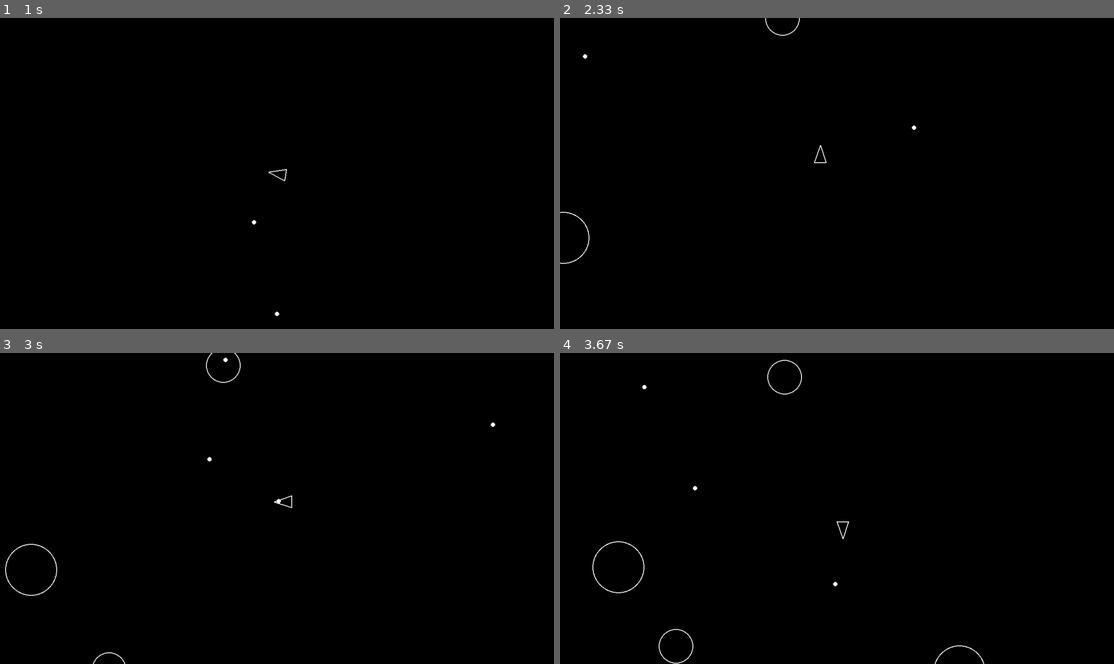
Above: before the commit, frames 1-4 (two rows, left to right).
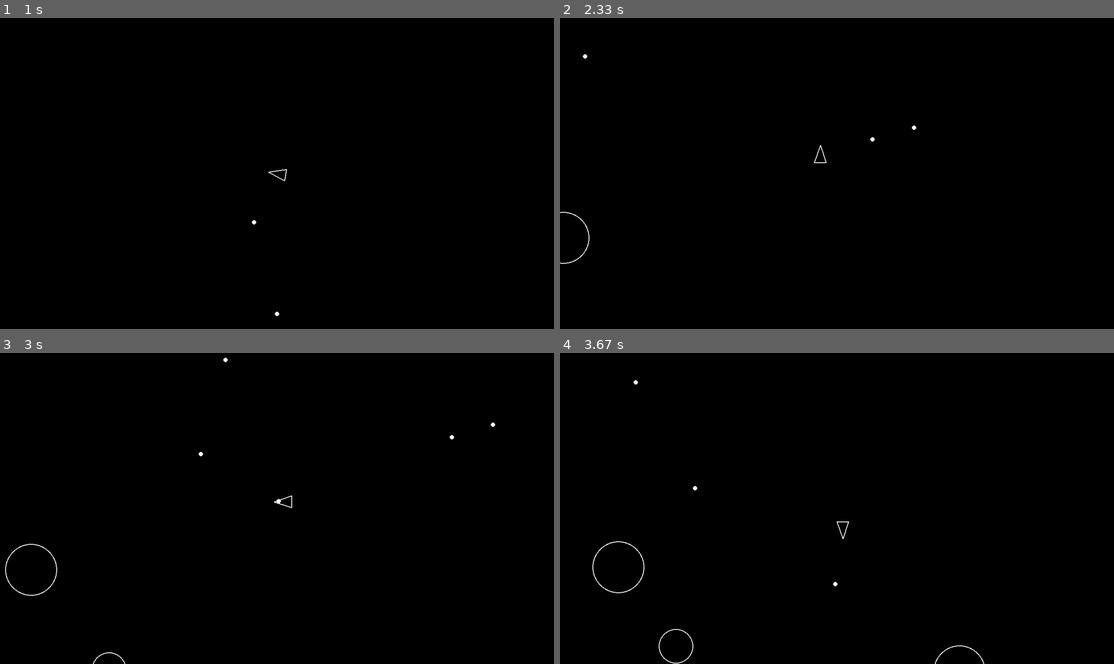
Above: after the commit, the same moments.

Repository: amitb-dev/pygame-asteroids
Game: pygame game, started from main.py
Two runs of this game, one before a commit and one after it. Both use one fixed random seed, a clock stepped at 60 frames per second and the inputs below.
Inputs:
- Up to frame 1 (1 s): tap Space at 0.33, 0.73 s; hold D from 0.67 s (still down)
- Up to frame 2 (2.33 s): tap Space at 1.03, 1.23, 1.57, 1.87, 2.07 s; release D at 1.13 s; hold W 1.17-1.47 s; hold D 1.5-1.97 s; hold A from 2 s (still down)
- Up to frame 3 (3 s): tap Space at 2.37, 2.63, 2.97 s; release A at 2.53 s; hold S 2.57-2.87 s; hold A from 2.9 s (still down)
- Up to frame 4 (3.67 s): tap Space at 3.27, 3.4 s; release A at 3.3 s; hold W from 3.33 s (still down)

Frame 1 is identical in both runs. In frame 2, less than 0.1% of the frame differs, in the area x 37-57%, y 0-40%; in frame 3, 0.1%; in frame 4, 0.1%, in the area x 13-44%, y 2-14%.

Commit message:
feat: asteroids destruction

Diff:
--- a/constants.py
+++ b/constants.py
@@ -12,4 +12,4 @@
 
 SHOT_RADIUS = 5
 PLAYER_SHOOT_SPEED = 500
-PLAYER_SHOOT_COOLDOWN = 0.3
+PLAYER_SHOOT_COOLDOWN = 0.2
--- a/main.py
+++ b/main.py
@@ -45,6 +45,10 @@
                 print("Game over!")
                 running = False
                 break
+            for bullet in shots:
+                if object.isCollide(bullet):
+                    object.kill()
+                    bullet.kill()
 
         screen.fill("Black")
 
